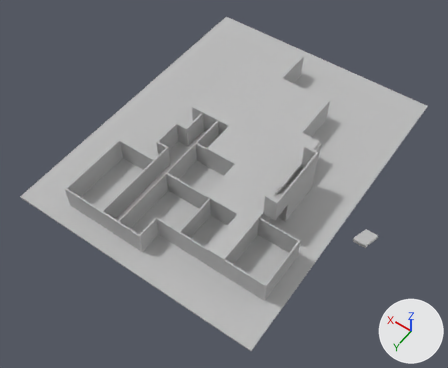
Before and after pictures for a commit that changed the OBJ model Assets/Props/building.obj.
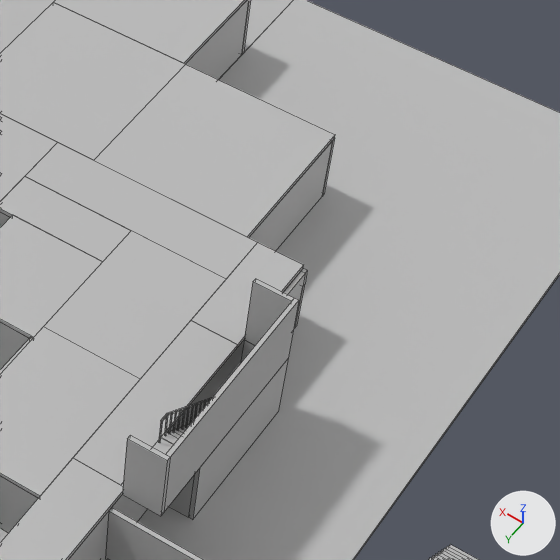
Old and new are each drawn whole from a camera (50 mm lens) standing at (-29.2, 53.9, 59.1) and looking at (-2.3, 16.2, -0.1) and again close up on the part from 50% to 89% of the width and 16% to 64% of the height. Lighting does not change. The marker at lower right points along +X, +Y and +Z. The close-ups show mesh edges as thin lines. Where no turn or scale is listed for an object, it has been applied to the vertices. Vertices at the same position are counted once.

Objects in the first close-up: 'building'.
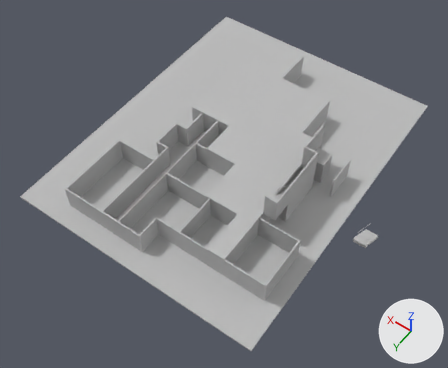
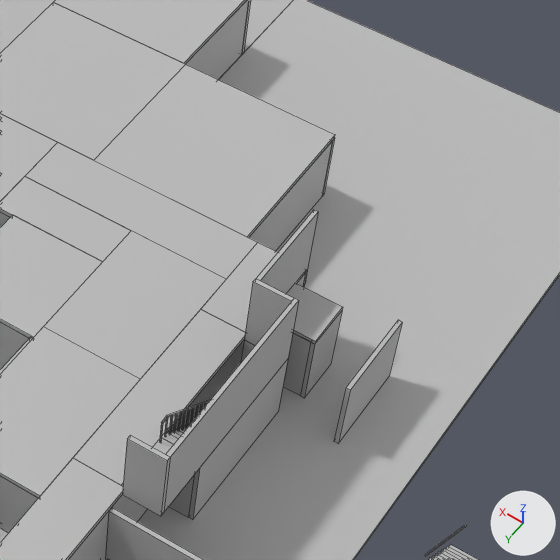
Commit message: Added updated building model

Where the change shows, as pixel boxes [x1, y1, x2, y2] in the close-ups (560 x 560 px):
part 1 of me_building, added: after [334, 320, 402, 443]
part 2 of me_building, added: after [425, 525, 466, 556]
part 3 of me_building, built on: before [73, 242, 305, 485]; after [73, 210, 343, 486]

Edits to the bpy script that builds the scene:
```text
Change me_building:
    used by ob_building; location = (0.0, 0.0, 0.0)
    remove me_building.from_pydata(...)  # 1101 vertices, 920 faces; spans x -21.0..16.1, y -10.2..31.9, z 0.0..6.6
    add me_building.from_pydata(...)  # 2140 vertices, 1754 faces; spans x -21.0..16.1, y -10.2..31.9, z 0.0..6.6
    me_building part 1: a new loose piece, a box spanning x -13.92..-13.73, y 6.77..10.69, z 0.19..3.38, in mat_initialshadinggroup (grey #bcbcbc)
    me_building part 2: the loose piece of 8 vertices spanning x -9.7, y 12.3..16.4, z 1.6..4.8 is copied, and the copy is moved by (-10.0, 0.0, 0.0); it spans x -19.7, y 12.3..16.4, z 1.6..4.8
    me_building part 3: 57 vertices moved from x -9.7..-7.6, y 11.4..16.4, z 0.7..4.8 to x -9.7..-7.6, y 10.7..16.4, z 0.7..4.7; 40 vertices removed from x -9.7..-7.6, y 6.8..16.8, z 0.2..4.8; 847 vertices added at x -11.8..-7.6, y 6.6..19.1, z 0.2..6.6
```
